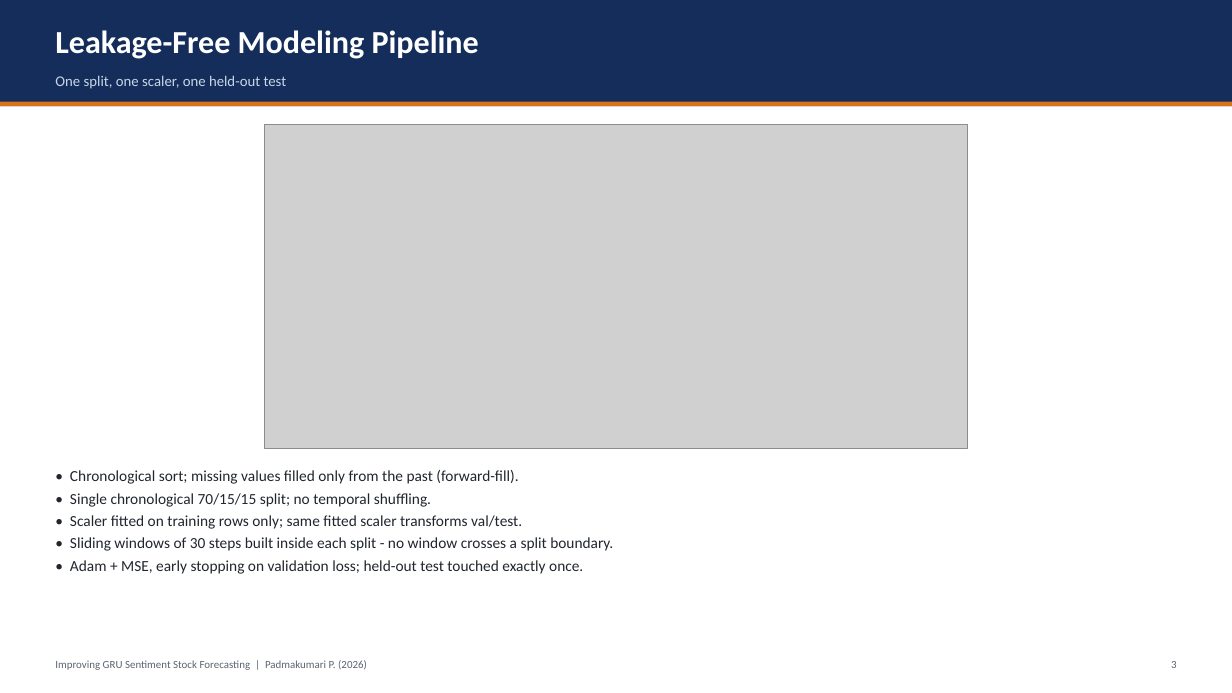
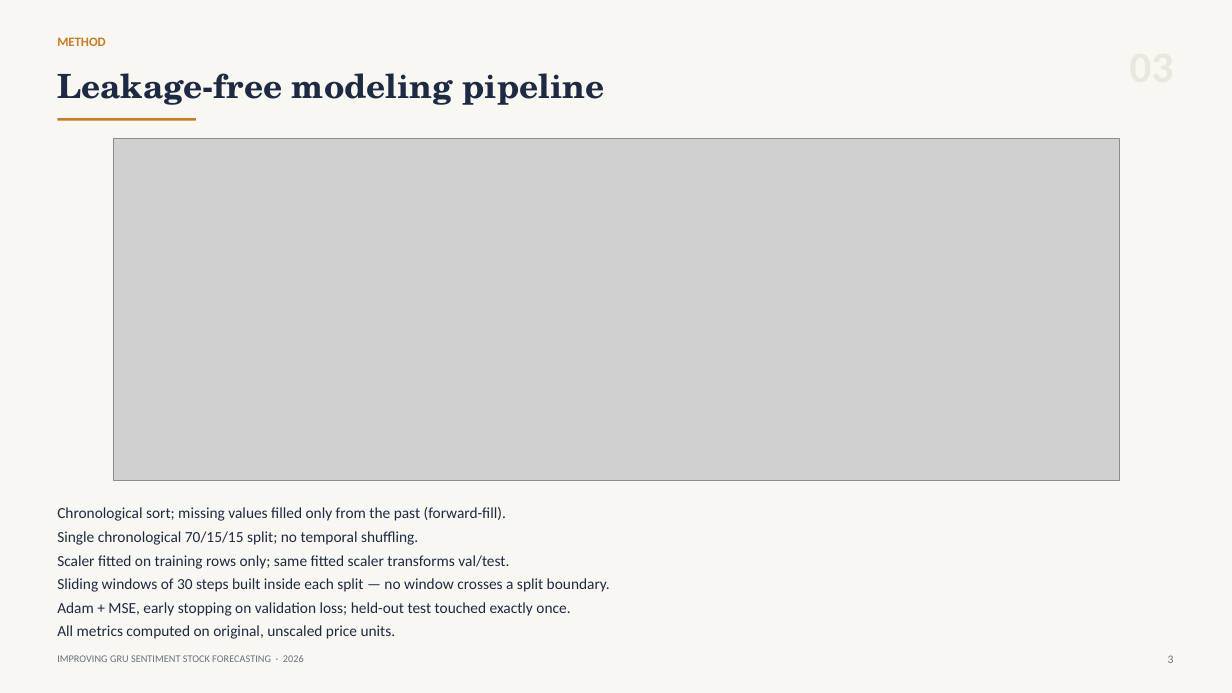
Before and after one commit to hudaifahwins/improving-gru-sentiment-stock-forecasting-padmakumari-maam, a slide deck: slide 4 of PROJECT_PRESENTATION.pptx. Drawn at 1232x693 pixels with LibreOffice and Linux fonts; fonts in the diff are those of the drawing; grey boxes stand for pictures. Boxes give left, top, right and bottom in pixels: in the first picture for what was removed or moved away, otherwise in the second. Text is boxed around its words. In the diff, an @@ line names an element or a change of style, - is before the commit and + after.

Commit message:
design: editorial deck redesign - paper background, serif headline, monochrome figures, hairline tables

```diff
--- a/PROJECT_PRESENTATION.pptx
+++ b/PROJECT_PRESENTATION.pptx
@@ rectangle resized from (x1=0, y1=0, x2=1232, y2=106) to (x1=0, y1=0, x2=1232, y2=693) @@
@@ rectangle at (x1=0, y1=0, x2=1232, y2=693): fill #142D5A to #F8F7F2 @@
@@ text added at (x1=57, y1=37, x2=106, y2=46), 10 pt, text #C87B28, bold @@
+METHOD
@@ text removed at (x1=55, y1=75, x2=287, y2=89) @@
-One split, one scaler, one held-out test
@@ text at (x1=57, y1=73, x2=605, y2=105): text changed; size 25 to 26 pt; font Calibri to TeX Gyre Schola; text colour #FFFFFF to #1E2A44 @@
-Leakage-Free Modeling Pipeline
+Leakage-free modeling pipeline
@@ text "Leakage-free modeling pipeline" at (x1=57, y1=73, x2=605, y2=105): vertical alignment middle to top @@
@@ rectangle removed at (x1=0, y1=102, x2=1232, y2=106) @@
@@ rectangle added at (x1=57, y1=118, x2=196, y2=121), fill #C87B28 @@
@@ picture resized from (x1=264, y1=125, x2=968, y2=448) to (x1=114, y1=139, x2=1119, y2=481) @@
@@ text at (x1=57, y1=507, x2=610, y2=639): text changed; text colour #21262E to #1E2A44 @@
-• Chronological sort; missing values filled only from the past (forward-fill).
-• Single chronological 70/15/15 split; no temporal shuffling.
-• Scaler fitted on training rows only; same fitted scaler transforms val/test.
-• Sliding windows of 30 steps built inside each split - no window crosses a split boundary.
-• Adam + MSE, early stopping on validation loss; held-out test touched exactly once.
+Chronological sort; missing values filled only from the past (forward-fill).
+Single chronological 70/15/15 split; no temporal shuffling.
+Scaler fitted on training rows only; same fitted scaler transforms val/test.
+Sliding windows of 30 steps built inside each split — no window crosses a split boundary.
+Adam + MSE, early stopping on validation loss; held-out test touched exactly once.
+All metrics computed on original, unscaled price units.
@@ text at (x1=57, y1=655, x2=304, y2=662): text changed; size 8.5 to 8 pt; text colour #5A6472 to #6A7280 @@
-Improving GRU Sentiment Stock Forecasting | Padmakumari P. (2026)
+IMPROVING GRU SENTIMENT STOCK FORECASTING · 2026
@@ text "3" at (x1=1168, y1=655, x2=1174, y2=663): size 8.5 to 9 pt, text colour #5A6472 to #6A7280; less space between paragraphs @@
```
Also in this commit, not shown: 11 other slides changed.
